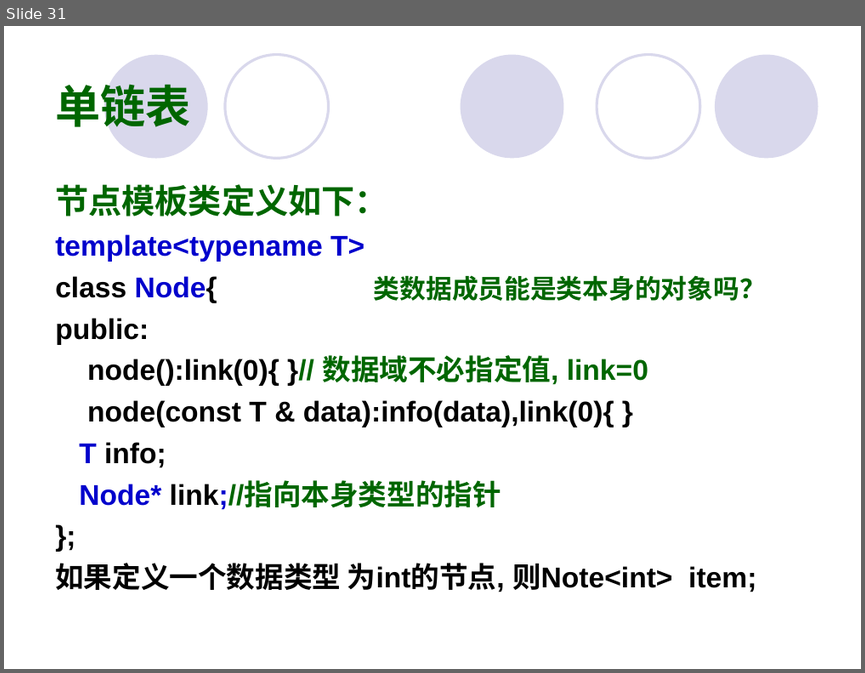
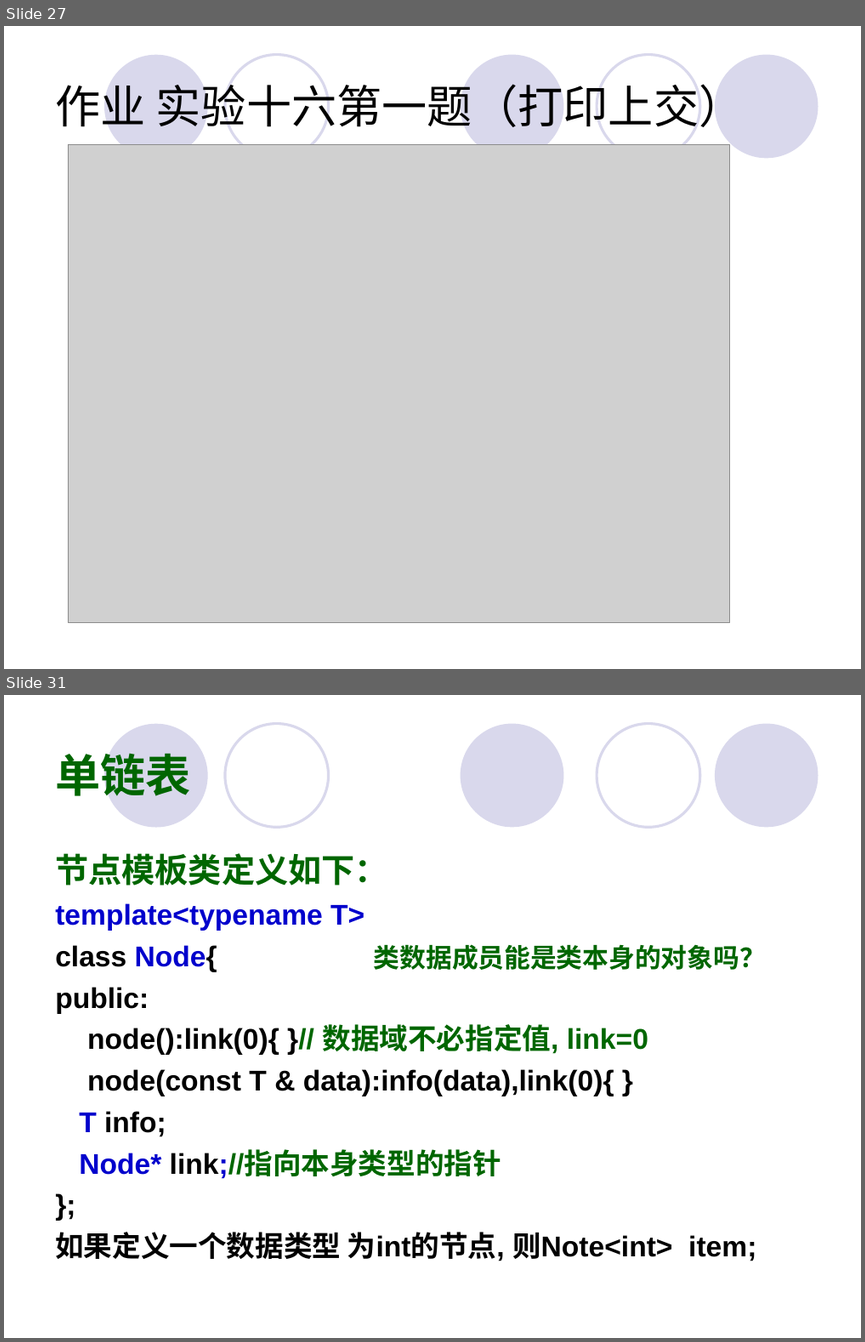
Before and after one commit to Changhe160/Changhe160.github.io, a slide deck: teachingRes/Cplusplus/unit07动态内存分配与数据结构.ppt. Shown one above the other, each under a label of ours: slide 31 before the commit, slides 27 and 31 after it; the slides between them are not shown. The pictures are 865x673 and 865x1342 pixels, drawn with LibreOffice and Linux fonts; fonts in the diff are those of the drawing; grey boxes stand for pictures. Boxes give left, top, right and bottom in pixels: in the first picture for what was removed or moved away, otherwise in the second. Text is boxed around its words. In the diff, an @@ line names an element or a change of style, - is before the commit and + after.

```diff
--- a/teachingRes/Cplusplus/unit07动态内存分配与数据结构.ppt
+++ b/teachingRes/Cplusplus/unit07动态内存分配与数据结构.ppt
@@ slide 27 added at [4,26,861,669], background #FFFFFF; not listed: 5 template elements that a slide beside it also shows @@
@@ title added at [55,84,744,128], 38 pt, text #000000 @@
+作业 实验十六第一题（打印上交）
@@ picture added at [69,145,730,623] @@
```
Also in this commit, not shown: 111 slides changed, 1 other slide added, 2 slides removed, 3 other files.
